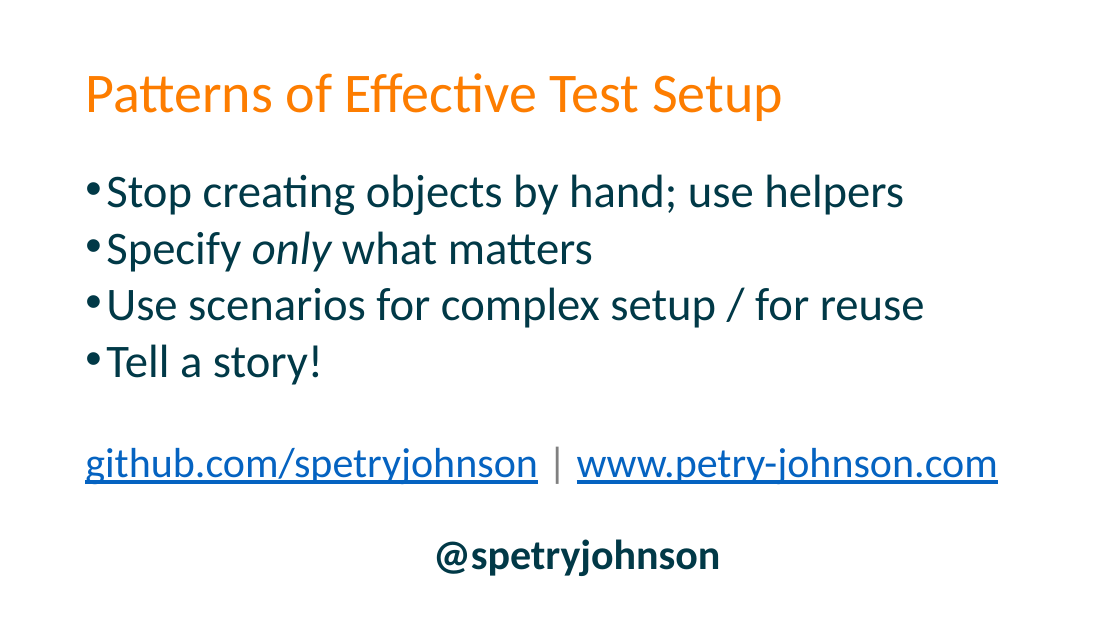
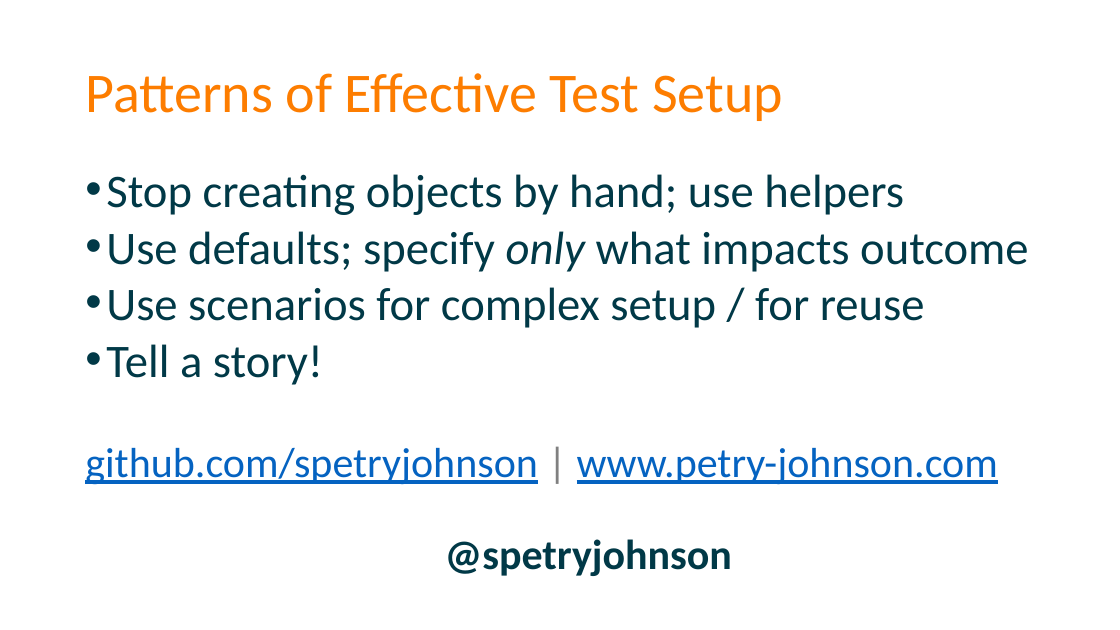
Before and after one commit to spetryjohnson/Talk-Patterns_of_Effective_Test_Setup, a slide deck: slide 91 of POETS - CodeMash 2017.pptx (slide 86 before the commit). Drawn at 1120x630 pixels with LibreOffice and Linux fonts; fonts in the diff are those of the drawing. Boxes give left, top, right and bottom in pixels: in the first picture for what was removed or moved away, otherwise in the second. Text is boxed around its words. In the diff, an @@ line names an element or a change of style, - is before the commit and + after.

```diff
--- a/POETS - CodeMash 2017.pptx
+++ b/POETS - CodeMash 2017.pptx
@@ text at (106,231,1028,272): text changed @@
-• Specify only what matters
+• Use defaults; specify only what impacts outcome
```
Also in this commit, not shown: 5 other slides changed, 8 slides added, 3 slides removed, 1 other file.
